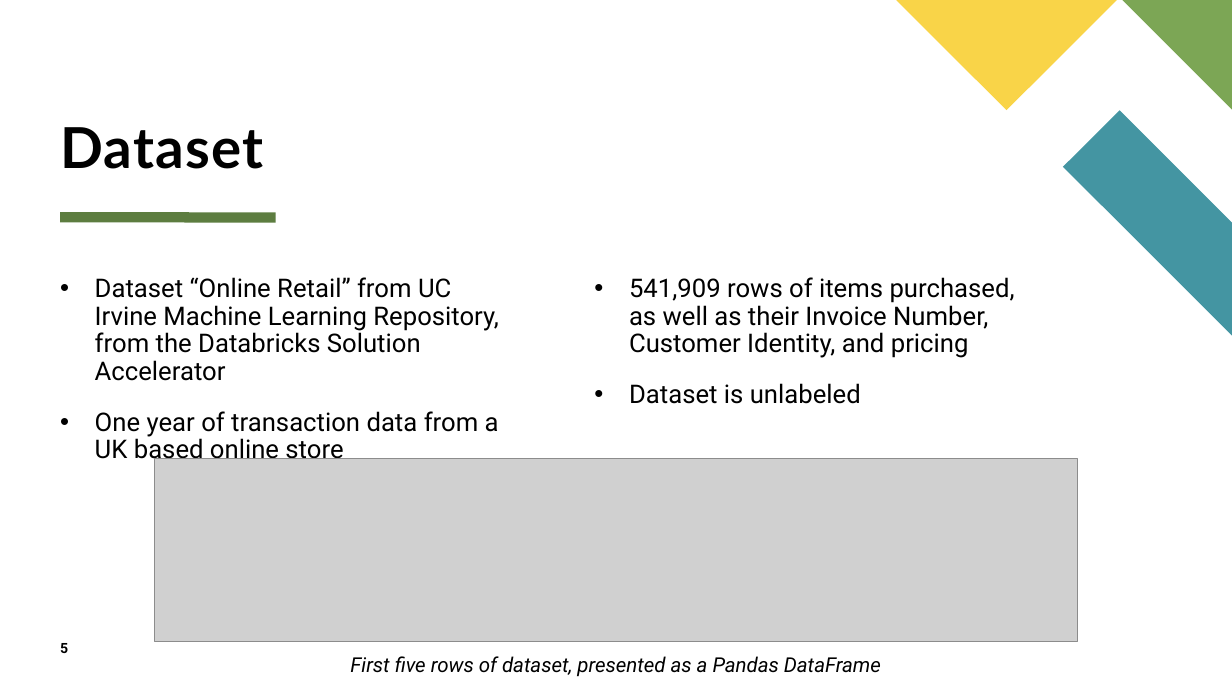
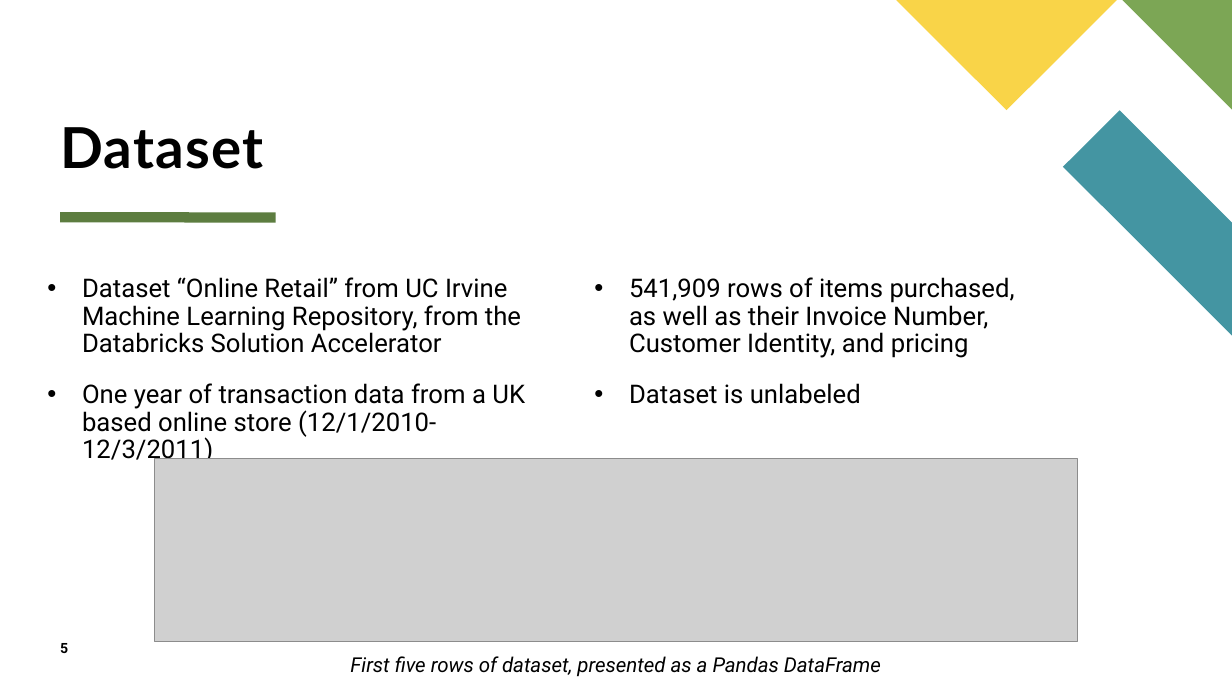
Before and after one commit to kstickmueller/CIS731-finalproject, a slide deck: slide 5 of Determing Customer Valuableness CIS731 Final Project.pptx. Drawn at 1232x693 pixels with LibreOffice and Linux fonts; fonts in the diff are those of the drawing; grey boxes stand for pictures. Boxes give left, top, right and bottom in pixels: in the first picture for what was removed or moved away, otherwise in the second. Text is boxed around its words. In the diff, an @@ line names an element or a change of style, - is before the commit and + after.

```diff
--- a/Determing Customer Valuableness CIS731 Final Project.pptx
+++ b/Determing Customer Valuableness CIS731 Final Project.pptx
@@ text "Dataset “Online Retail” from UC ...": place and size @@
-text "Dataset “Online Retail” from UC ..." at [95,277,499,465]
+text "Dataset “Online Retail” from UC ..." at [82,277,525,465]
@@ text at [82,383,525,465]: text changed @@
-• One year of transaction data from a UK based online store
+• One year of transaction data from a UK based online store (12/1/2010-12/3/2011)
```
Also in this commit, not shown: 9 other slides changed, 1 other file.
